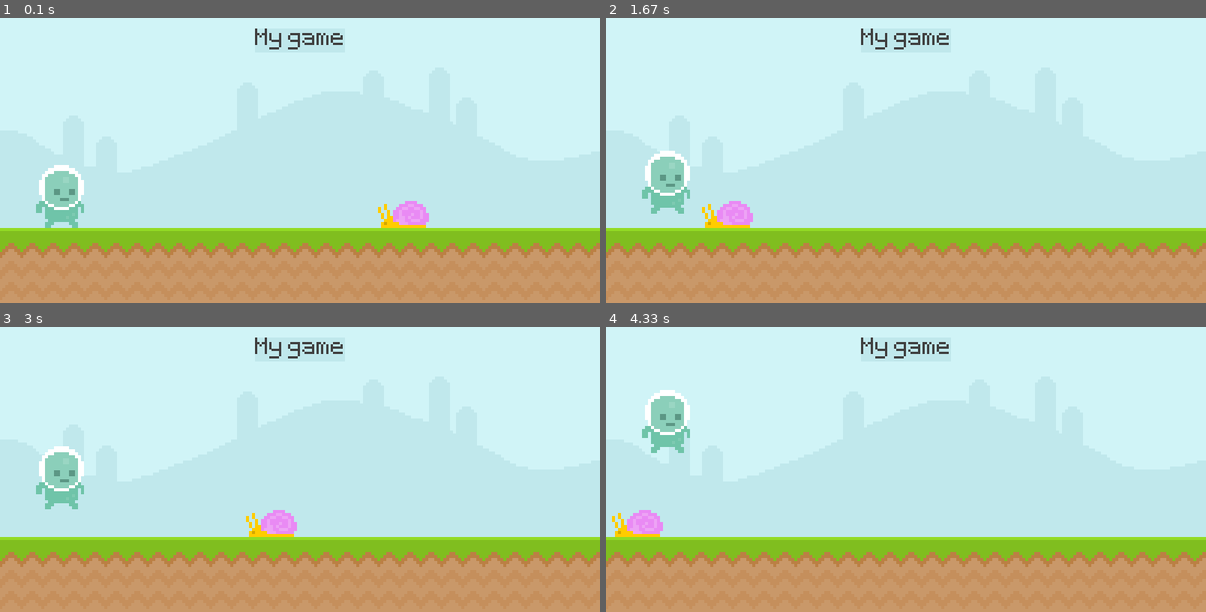
Above: before the commit, frames 1-4 (two rows, left to right).
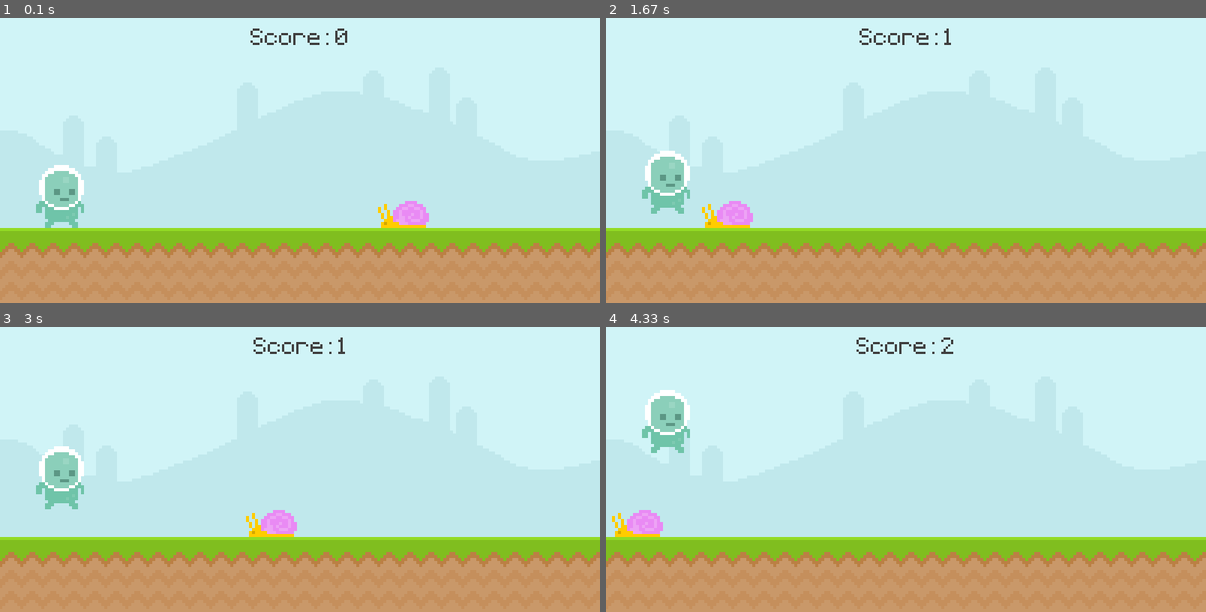
Above: after the commit, the same moments.

Repository: CasacoVermelho/pygame-project01
Game: pygame game, started from main.py
Same seed, same stepped clock (60 frames per second), same inputs: the game is played once before the commit and once after it.
Inputs:
- Up to frame 1 (0.1 s): no input
- Up to frame 2 (1.67 s): tap Space at 0.33, 0.73, 1.03, 1.57 s
- Up to frame 3 (3 s): tap Space at 1.87, 2.07, 2.37, 2.97 s
- Up to frame 4 (4.33 s): tap Space at 3.27, 3.8, 4.1 s

The runs differ from the first frame. In frame 1, 0.4% of the frame differs, in the area x 41-58%, y 3-12%; in frame 2, 0.4%, in the area x 42-58%, y 3-12%; in frame 3, 0.4%; in frame 4, 0.4%.

Commit message:
Display score

Diff:
--- a/main.py
+++ b/main.py
@@ -1,5 +1,11 @@
 import pygame
 from sys import exit
+
+def display_score():
+	current_time = pygame.time.get_ticks() - start_time
+	score_surf = test_font.render(f'{"Score: " + str(int(current_time/1000))}',False,(64,64,64))
+	score_rect = score_surf.get_rect(center = (400,50))
+	screen.blit(score_surf,score_rect)
 
 pygame.init()
 screen = pygame.display.set_mode((800,400))
@@ -7,12 +13,13 @@
 clock = pygame.time.Clock()
 test_font = pygame.font.Font('font/Pixeltype.ttf', 50)
 game_active = True
+start_time = 0
 
 sky_surface = pygame.image.load('graphics/Sky.png').convert()
 ground_surface = pygame.image.load('graphics/ground.png').convert()
 
-score_surf = test_font.render('My game', False, (64,64,64))
-score_rect = score_surf.get_rect(center = (400,50))
+# score_surf = test_font.render('My game', False, (64,64,64))
+# score_rect = score_surf.get_rect(center = (400,50))
 
 snail_surf = pygame.image.load('graphics/snail/snail1.png').convert_alpha()
 snail_rect = snail_surf.get_rect(bottomright = (600,300))
@@ -38,13 +45,15 @@
 			if event.type == pygame.KEYDOWN and event.key == pygame.K_SPACE:
 				snail_rect.left = 600
 				game_active = True
+				start_time = pygame.time.get_ticks()
 
 	if game_active:
 		screen.blit(sky_surface,(0,0))
 		screen.blit(ground_surface,(0,300))
-		pygame.draw.rect(screen,'#c0e8ec',score_rect)
+		# pygame.draw.rect(screen,'#c0e8ec',score_rect)
 		# pygame.draw.rect(screen,'Green',score_rect,10)
-		screen.blit(score_surf,score_rect)
+		# screen.blit(score_surf,score_rect)
+		display_score()
 
 		snail_rect.x -= 4
 		if snail_rect.right < 0: snail_rect.left = 800
